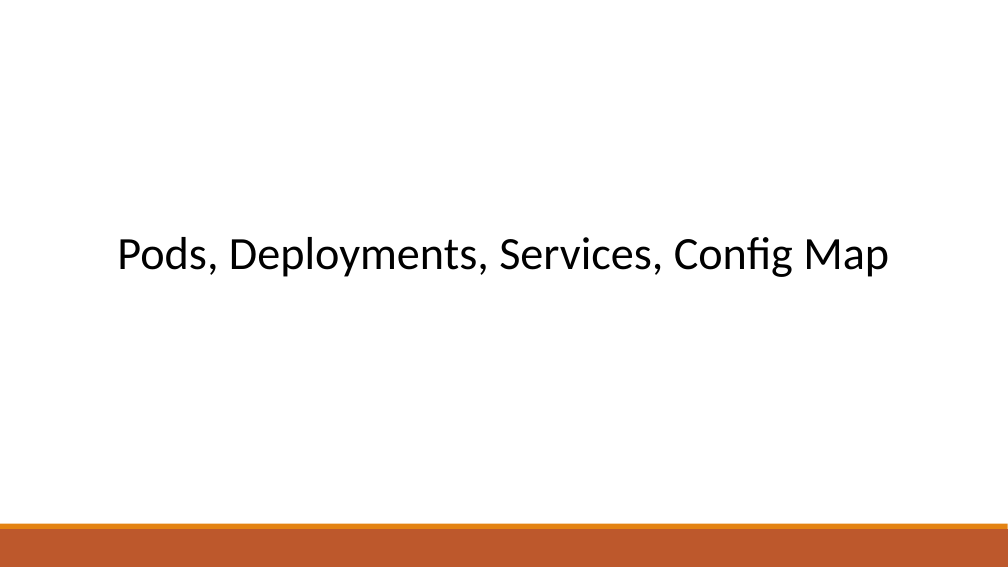
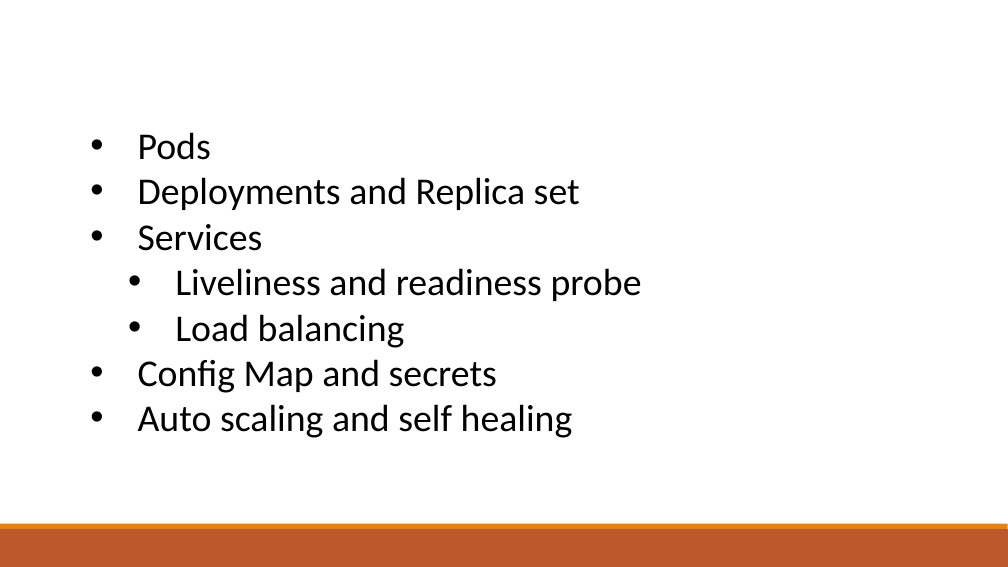
Before and after one commit to talktoamitdhir/kube, a slide deck: slide 6 of Understanding_Kubernetes/Kubernetes.pptx. Drawn at 1008x567 pixels with LibreOffice and Linux fonts; fonts in the diff are those of the drawing. Boxes give left, top, right and bottom in pixels: in the first picture for what was removed or moved away, otherwise in the second. Text is boxed around its words. In the diff, an @@ line names an element or a change of style, - is before the commit and + after.

```diff
--- a/Understanding_Kubernetes/Kubernetes.pptx
+++ b/Understanding_Kubernetes/Kubernetes.pptx
@@ text at (138, 132, 642, 438): text changed; size 44 to 36 pt @@
-Pods, Deployments, Services, Config Map
+• Pods
+• Deployments and Replica set
+• Services
+  • Liveliness and readiness probe
+  • Load balancing
+• Config Map and secrets
+• Auto scaling and self healing
```
Also in this commit, not shown: 2 other slides changed, 1 slide added, 2 slides removed, 16 other files.
